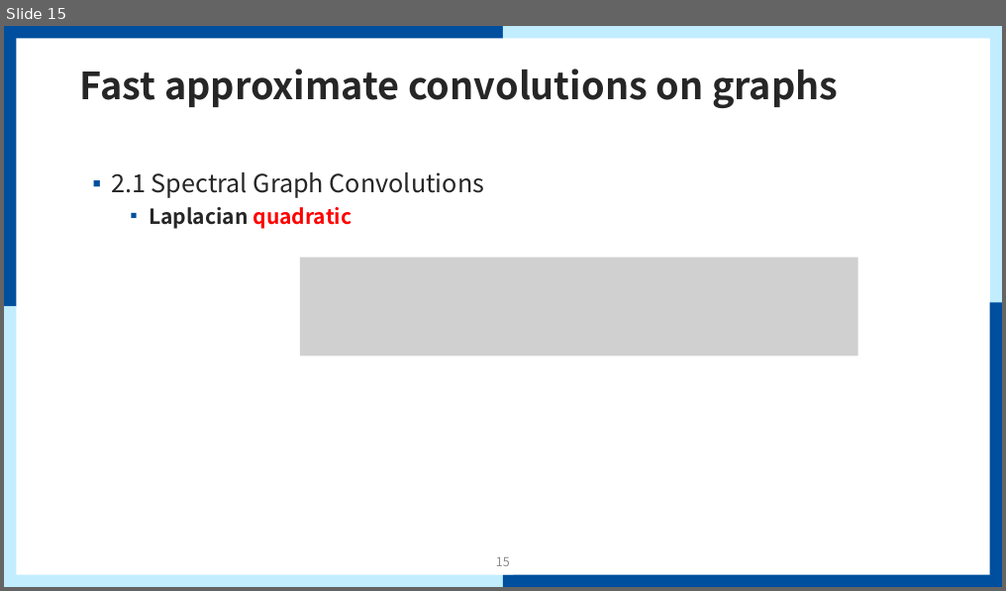
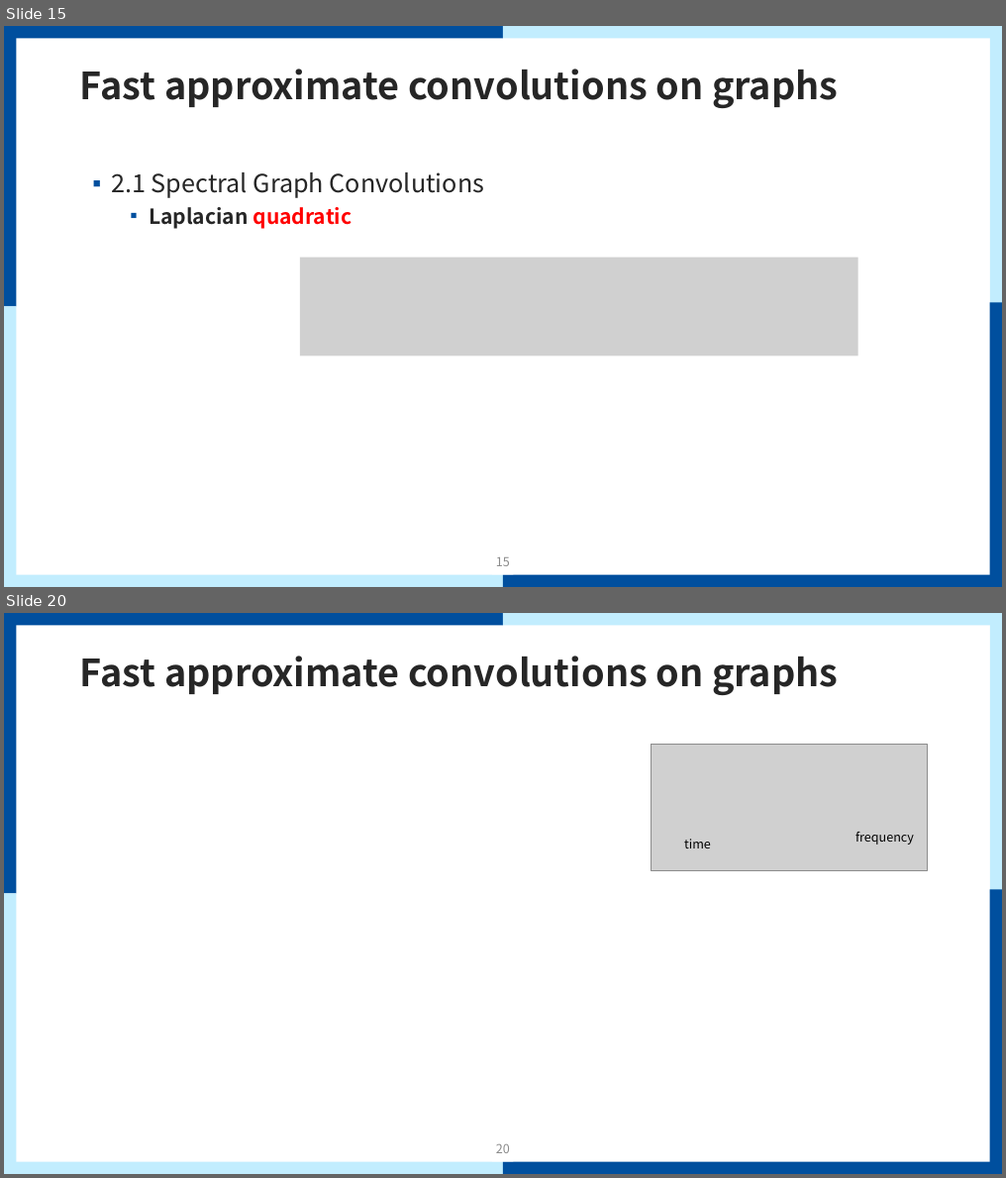
Before and after one commit to mmvv11/GraduateStudies, a slide deck: papers/review/GCN Review.pptx. Shown one above the other, each under a label of ours: slide 15 before the commit, slides 15 and 20 after it; the slides between them are not shown. The pictures are 1006x591 and 1006x1178 pixels, drawn with LibreOffice and Linux fonts; fonts in the diff are those of the drawing; grey boxes stand for pictures; background and template pictures are left out. Boxes give left, top, right and bottom in pixels: in the first picture for what was removed or moved away, otherwise in the second. Text is boxed around its words. In the diff, an @@ line names an element or a change of style, - is before the commit and + after.

```diff
--- a/papers/review/GCN Review.pptx
+++ b/papers/review/GCN Review.pptx
@@ slide 20 added at [4,613,1002,1174], background #FFFFFF; not listed: 9 template elements that a slide beside it also shows @@
@@ title added at [80,656,838,695], 36 pt, text #262626, bold @@
+Fast approximate convolutions on graphs
@@ picture added at [650,744,927,871] @@
@@ text added at [684,839,711,849], 12 pt, text #000000 @@
+time
@@ text added at [855,832,914,845], 12 pt, text #000000 @@
+frequency
@@ page number added at [496,1145,510,1154], 12 pt, text #8C8C8C @@
+20
```
Also in this commit, not shown: 1 slide changed, 10 other slides added.
